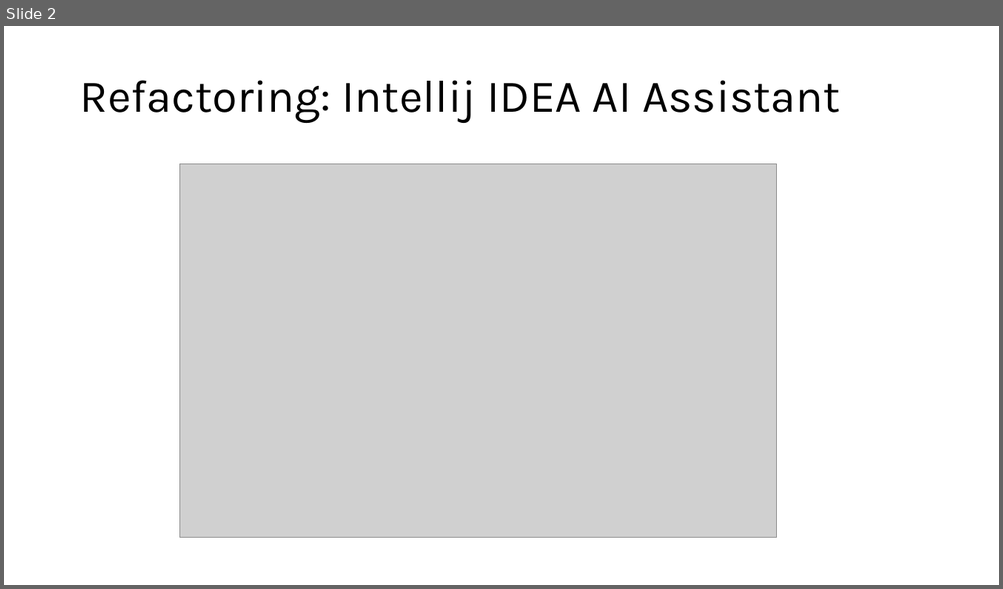
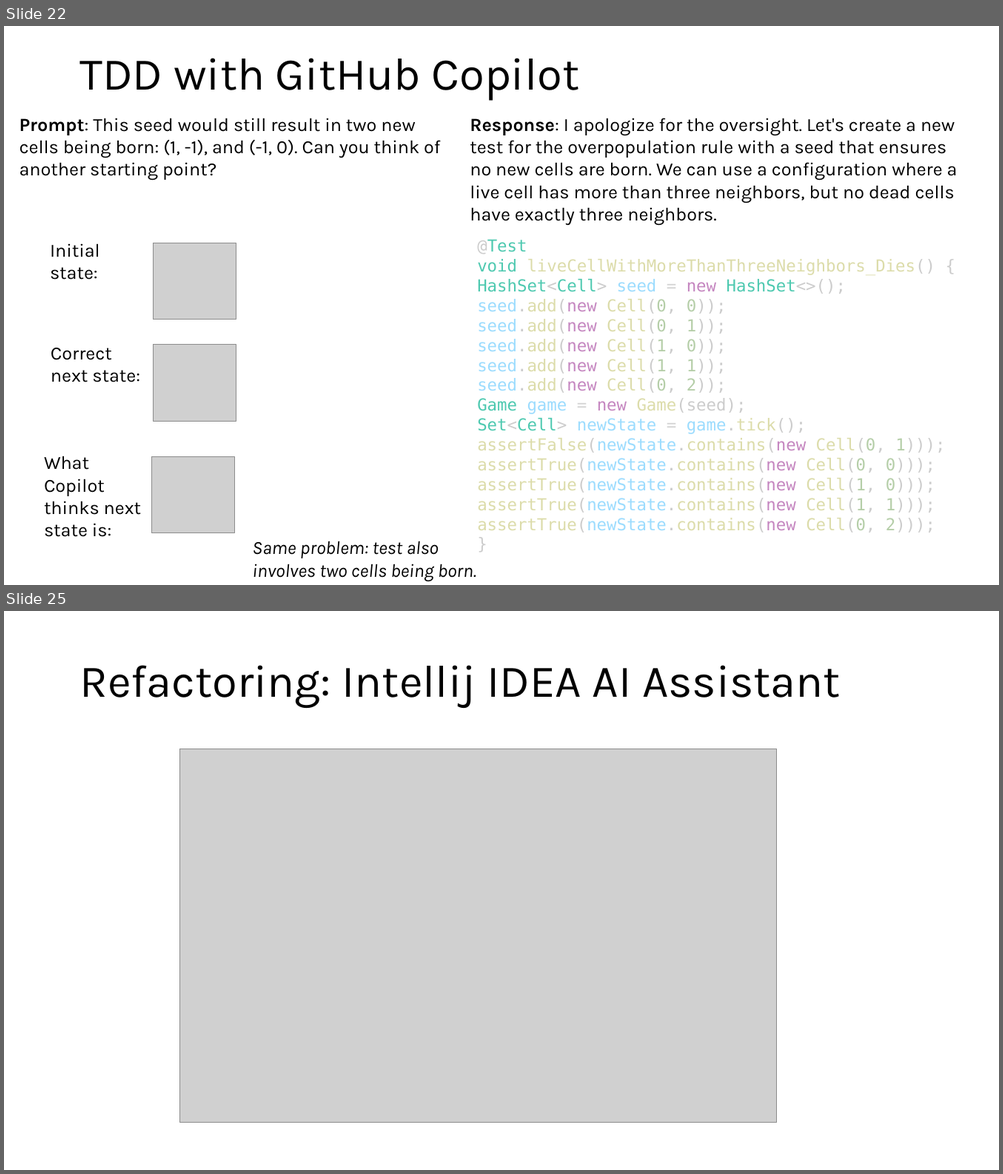
Before and after one commit to steverb1/Decks, a slide deck: refactoring.pptx. Shown one above the other, each under a label of ours: slide 2 before the commit, slides 22 and 25 after it; the slides between them are not shown. The pictures are 1003x589 and 1003x1174 pixels, drawn with LibreOffice and Linux fonts; fonts in the diff are those of the drawing; grey boxes stand for pictures. Boxes give left, top, right and bottom in pixels: in the first picture for what was removed or moved away, otherwise in the second. Text is boxed around its words. In the diff, an @@ line names an element or a change of style, - is before the commit and + after.

```diff
--- a/refactoring.pptx
+++ b/refactoring.pptx
@@ slide 22 added at [4, 26, 999, 585], background #FFFFFF @@
@@ title added at [79, 58, 580, 101], 44 pt, text #000000 @@
+TDD with GitHub Copilot
@@ text added at [20, 118, 440, 181], 18 pt, text #000000 @@
+Prompt: This seed would still result in two new cells being born: (1, -1), and (-1, 0). Can you think of another starting point?
@@ text added at [469, 118, 957, 225], 18 pt, text #000000 @@
+Response: I apologize for the oversight. Let's create a new test for the overpopulation rule with a seed that ensures no new cells are born. We can use a configuration where a live cell has more than three neighbors, but no dead cells have exactly three neighbors.
@@ text added at [50, 244, 100, 280], 18 pt, text #000000 @@
+Initial state:
@@ picture added at [153, 243, 236, 320] @@
@@ text added at [477, 239, 945, 533], 16 pt, text #DCDCAA @@
+@Test
+void liveCellWithMoreThanThreeNeighbors_Dies() {
+HashSet<Cell> seed = new HashSet<>();
+seed.add(new Cell(0, 0));
+seed.add(new Cell(0, 1));
+seed.add(new Cell(1, 0));
+seed.add(new Cell(1, 1));
+seed.add(new Cell(0, 2));
+Game game = new Game(seed);
+Set<Cell> newState = game.tick();
+assertFalse(newState.contains(new Cell(0, 1))); assertTrue(newState.contains(new Cell(0, 0)));
+assertTrue(newState.contains(new Cell(1, 0)));
+assertTrue(newState.contains(new Cell(1, 1)));
+assertTrue(newState.contains(new Cell(0, 2)));
+}
@@ text added at [51, 348, 140, 383], 18 pt, text #000000 @@
+Correct next state:
@@ picture added at [153, 345, 236, 421] @@
@@ text added at [44, 456, 141, 537], 18 pt, text #000000 @@
+What Copilot thinks next state is:
@@ picture added at [152, 457, 235, 534] @@
@@ text added at [252, 541, 476, 582], 18 pt, text #000000, italic @@
+Same problem: test also involves two cells being born.
@@ what was slide 2 is now slide 25 @@
```
Also in this commit, not shown: 22 other slides added.
